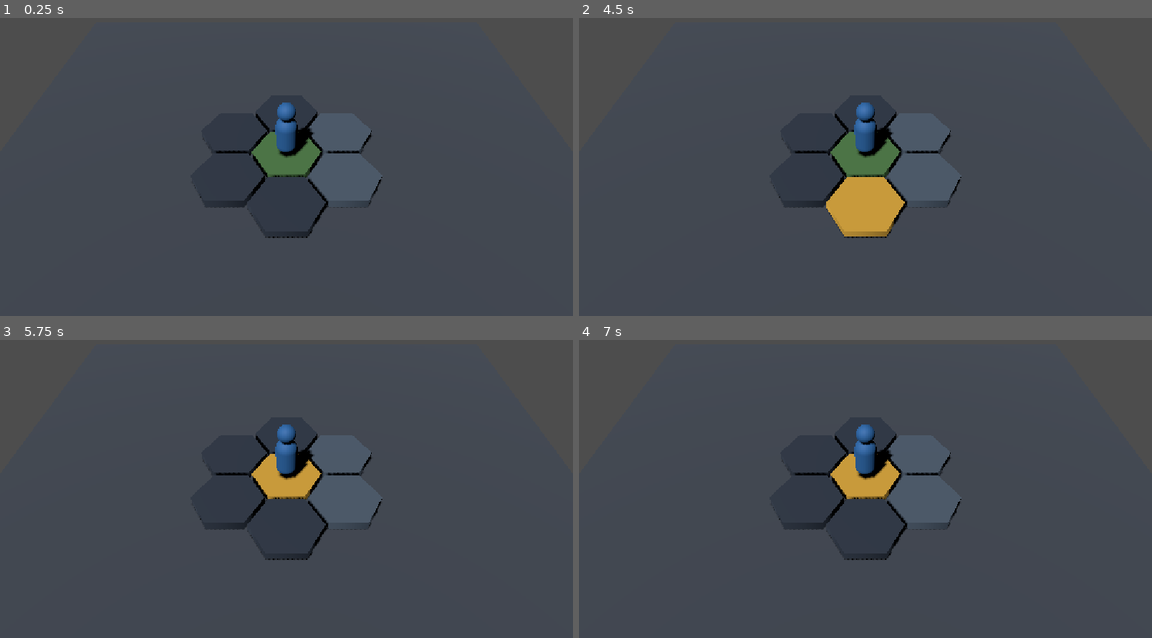
Above: before the commit, frames 1-4 (two rows, left to right).
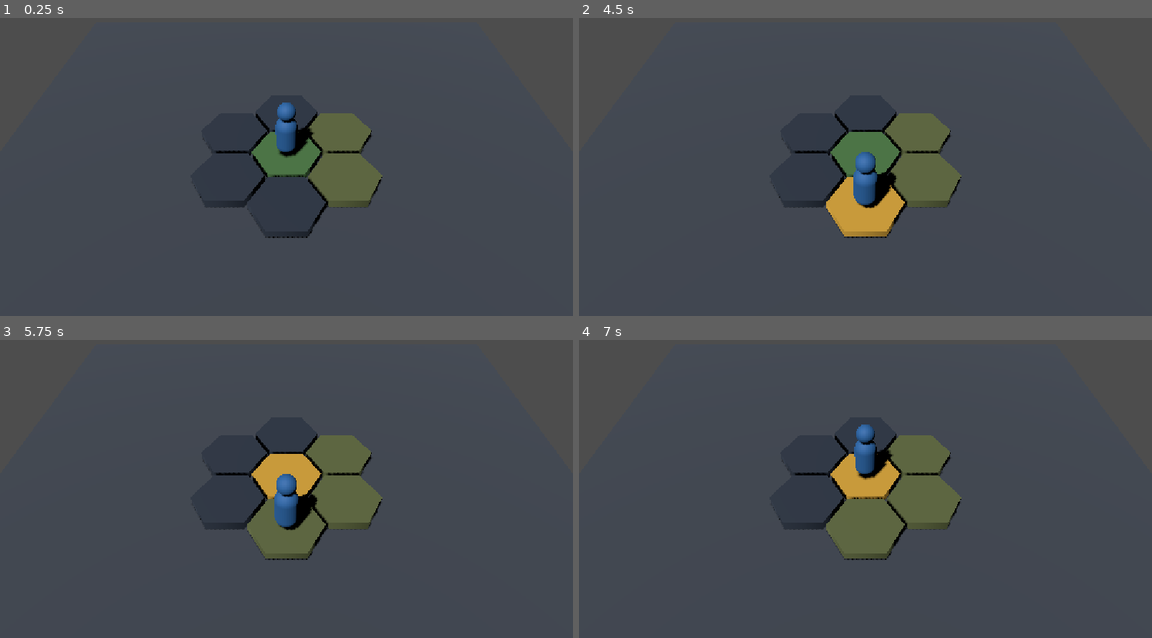
Above: after the commit, the same moments.

Repository: axenoban/Karmany-monsta
Game: Godot game, scene res://scenes/board/board_3d_prototype.tscn
Same seed, same stepped clock (60 frames per second), same inputs: the game is played once before the commit and once after it. The project has no main scene, so this scene is started directly.
Inputs (mouse positions are in pixels of both pictures, inside the frame that each line leads up to):
- Up to frame 1 (0.25 s): no input
- Up to frame 2 (4.5 s): tap Enter at 0.5, 2, 3.5 s; move the mouse to (991, 140) at 0.52 s; tap M at 0.6, 2.1, 3.6 s; click (991, 140) at 0.67 s; tap Space at 1.25, 2.75, 4.25 s; move the mouse to (750, 169) at 1.27 s; tap E at 1.35, 2.85, 4.35 s; click (750, 169) at 1.42 s; move the mouse to (922, 83) at 2.02 s; click (922, 83) at 2.17 s; move the mouse to (836, 220) at 2.77 s; click (836, 220) at 2.92 s; move the mouse to (1037, 202) at 3.52 s; click (1037, 202) at 3.67 s; move the mouse to (693, 107) at 4.27 s; click (693, 107) at 4.42 s
- Up to frame 3 (5.75 s): move the mouse to (315, 477) at 5.02 s; tap M at 5.1 s; click (315, 477) at 5.17 s
- Up to frame 4 (7 s): move the mouse to (779, 396) at 5.77 s; tap E at 5.85 s; click (779, 396) at 5.92 s; move the mouse to (991, 462) at 6.52 s; tap M at 6.6 s; click (991, 462) at 6.67 s

The runs differ from the first frame. In frame 1, 2.8% of the frame differs, in the area x 53-67%, y 31-64%; in frame 2, 4.4%; in frame 3, 5.9%, in the area x 43-67%, y 28-74%; in frame 4, 4.9%.

Commit message:
feat: resolve distinct move and explore tile effects

Diff:
--- a/scripts/board/board_3d_prototype.gd
+++ b/scripts/board/board_3d_prototype.gd
@@ -25,7 +25,9 @@
 const PROTOTYPE_TRAINER_UNIT_ID: StringName = &"trainer_player_1"
 const PROTOTYPE_MOVE_TARGET_A: Vector2i = Vector2i(1, 0)
 const PROTOTYPE_MOVE_TARGET_B: Vector2i = Vector2i(1, -1)
-const PROTOTYPE_EXPLORE_TARGET: Vector2i = Vector2i(0, -1)
+const PROTOTYPE_EXPLORE_TARGET_A: Vector2i = Vector2i(0, -1)
+const PROTOTYPE_EXPLORE_TARGET_B: Vector2i = Vector2i(-1, 0)
+const PROTOTYPE_EXPLORE_TARGET_C: Vector2i = Vector2i(0, 1)
 
 
 @onready var board: Node3D = $Board
@@ -63,9 +65,10 @@
 	print("Entrenador: ", PROTOTYPE_TRAINER_UNIT_ID, " en ", player_state.current_coord)
 	print("Jugador activo: ", turn_manager.get_active_player().player_id)
 	print("Acciones disponibles: ", turn_manager.actions_remaining)
-	print("M = Mover a la loseta seleccionada.")
-	print("E = Explorar la loseta oculta seleccionada.")
-	print("FASE 6 - Mover y Explorar permanecen separados")
+	print("M = Mover a una loseta revelada; desplaza y resuelve Entrada.")
+	print("E = Explorar una loseta oculta; revela, desplaza y resuelve Al explorar.")
+	print("Ambas acciones pueden repetirse mientras queden acciones disponibles.")
+	print("FASE 6 AJUSTADA - Mover y Explorar desplazan con efectos distintos")
 	print("================================")
 
 
@@ -102,10 +105,19 @@
 			or neighbor == PROTOTYPE_MOVE_TARGET_B
 		)
 
-		var tile_data: KarmanyTileData = null
-
-		if neighbor == PROTOTYPE_EXPLORE_TARGET:
-			tile_data = N1_01_TILE_DATA
+		var has_prototype_tile_data := (
+			neighbor == PROTOTYPE_MOVE_TARGET_A
+			or neighbor == PROTOTYPE_MOVE_TARGET_B
+			or neighbor == PROTOTYPE_EXPLORE_TARGET_A
+			or neighbor == PROTOTYPE_EXPLORE_TARGET_B
+			or neighbor == PROTOTYPE_EXPLORE_TARGET_C
+		)
+
+		var tile_data: KarmanyTileData = (
+			N1_01_TILE_DATA
+			if has_prototype_tile_data
+			else null
+		)
 
 		board_state.add_cell(
 			neighbor,
@@ -327,15 +339,32 @@
 		return false
 
 	var previous_coord := player_state.current_coord
+	var target_cell := board_state.get_cell(target_coord)
+
+	if target_cell == null:
+		return false
 
 	if not place_trainer_at(target_coord):
 		push_error("FASE 6 ERROR: La colocacion tecnica del movimiento fallo.")
 		return false
 
-	if not turn_manager.spend_action(1):
+	if not turn_manager.spend_action_for(
+		KarmanyMovementRules.ACTION_ID_MOVE,
+		1
+	):
 		place_trainer_at(previous_coord)
 		push_error("FASE 6 ERROR: No se pudo consumir la accion de Mover.")
 		return false
+
+	var applied_entry_effect_count: int = 0
+
+	if target_cell.tile_data != null:
+		for effect in target_cell.tile_data.entry_effects:
+			KarmanyEffectResolver.apply_effect(
+				effect,
+				player_state
+			)
+			applied_entry_effect_count += 1
 
 	print("")
 	print("--------------------------------")
@@ -344,6 +373,15 @@
 	print("Jugador: ", player_state.player_id)
 	print("Origen: ", previous_coord)
 	print("Destino: ", target_coord)
+
+	if target_cell.tile_data != null:
+		print("ID: ", target_cell.tile_data.tile_id)
+		print("Nombre: ", target_cell.tile_data.display_name)
+		print("Bonificacion de entrada: ", target_cell.tile_data.entry_bonus_text)
+
+	print("Efectos de entrada ejecutados: ", applied_entry_effect_count)
+	print("Al explorar ejecutado: NO")
+	print("Acciones Mover usadas este turno: ", turn_manager.get_action_usage(KarmanyMovementRules.ACTION_ID_MOVE))
 	print("Acciones restantes: ", turn_manager.actions_remaining)
 	print("--------------------------------")
 
@@ -427,6 +465,7 @@
 
 	print("Efectos on_explore ejecutados: ", applied_effect_count)
 	print("Bonificacion de entrada ejecutada: NO")
+	print("Acciones Explorar usadas este turno: ", turn_manager.get_action_usage(KarmanyExplorationRules.ACTION_ID_EXPLORE))
 	print("Acciones restantes: ", turn_manager.actions_remaining)
 	print("--------------------------------")
 
